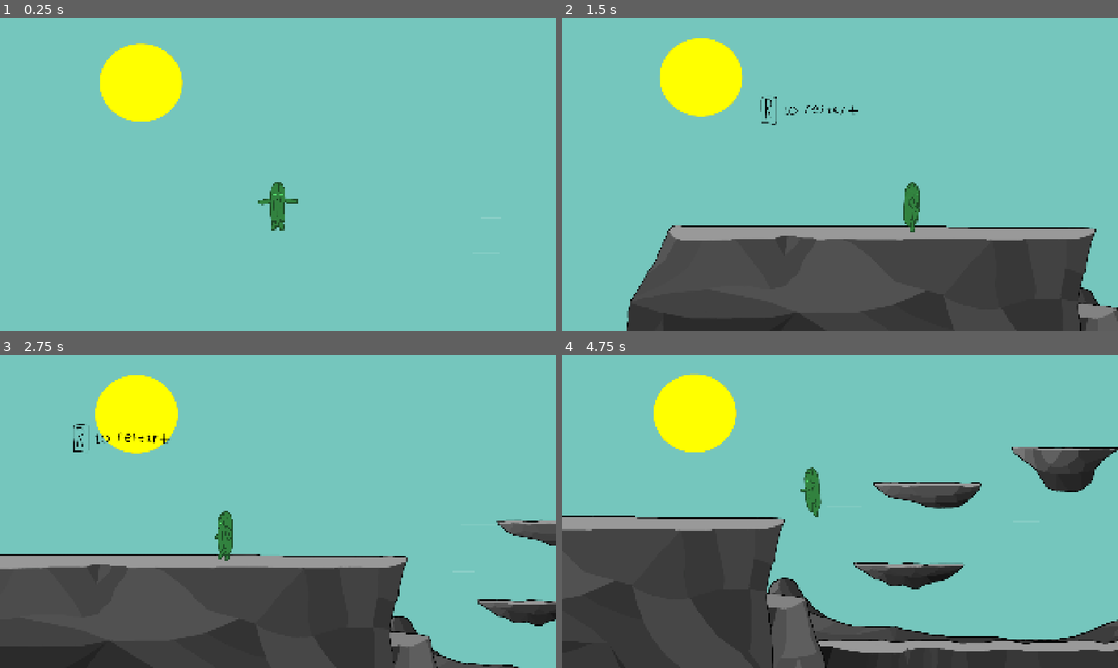
Above: before the commit, frames 1-4 (two rows, left to right).
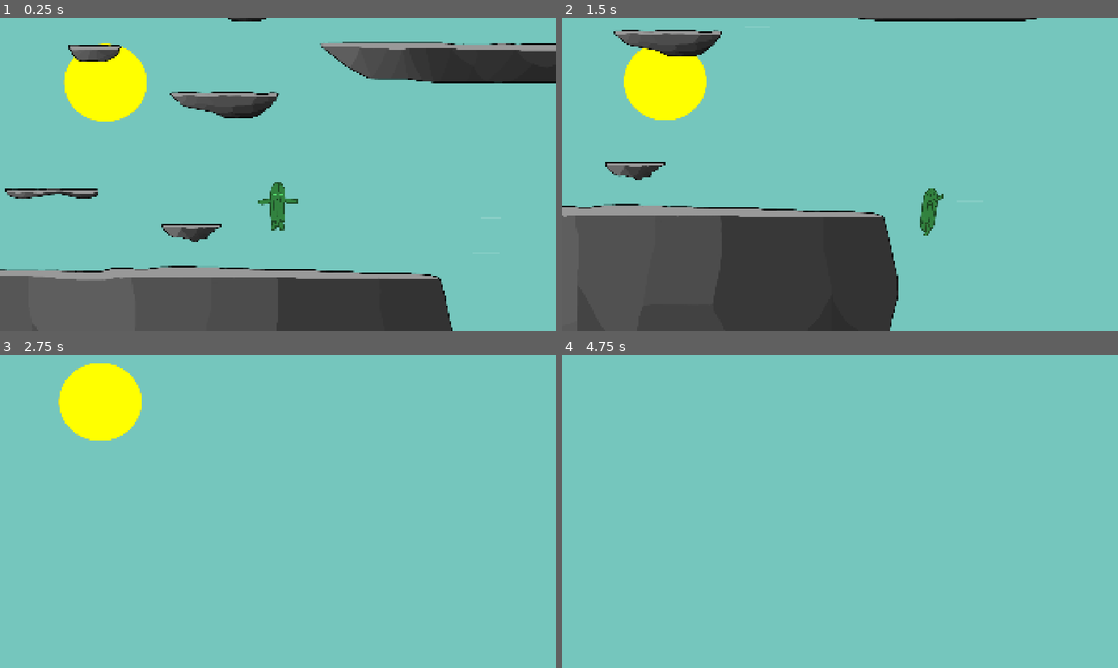
Above: after the commit, the same moments.

Repository: Brodyaga20/ogurek-2
Game: Godot game, scene res://Scenes/Crest.tscn
Two runs of this game, one before a commit and one after it. Both use one fixed random seed, a clock stepped at 60 frames per second and the inputs below.
Inputs:
- Up to frame 1 (0.25 s): no input
- Up to frame 2 (1.5 s): hold Space (Jump) 0.53-1.28 s; hold D (Right) from 0.53 s (still down); tap Shift (Dash) at 1.35 s
- Up to frame 3 (2.75 s): tap Space (Jump) at 1.52, 1.55, 1.82 s; release D (Right) at 2.03 s; hold A (Left) from 2.03 s (still down); hold Space (Jump) from 2.03 s (still down); tap Tab (Next_Sign) at 2.1 s
- Up to frame 4 (4.75 s): release A (Left) at 2.78 s; release Space (Jump) at 2.78 s; hold D (Right) 2.78-4.28 s; tap 3 (Paper_Sign) at 2.85 s; tap Space (Jump) at 3.02, 3.05, 3.32, 4.52, 4.55 s; hold Space (Jump) 3.53-4.28 s; tap 1 (Rock_Sign) at 3.6 s; hold A (Left) from 4.28 s (still down); tap 2 (Scissors_Sign) at 4.35 s

The runs differ from the first frame. In frame 1, 26% of the frame differs, in the area x 0-100%, y 0-100%; in frame 2, 32%; in frame 3, 32%; in frame 4, 34%, in the area x 0-100%, y 5-100%.

Commit message:
MINOR: Изменена механика прыжка - теперь высота зависит от длительности нажатия прыжка. Небольшие изменения текстур

Diff:
--- a/Scenes/Crest.tscn
+++ b/Scenes/Crest.tscn
@@ -25,8 +25,11 @@
 [ext_resource type="Texture2D" uid="uid://bbmmblh2eqtyj" path="res://Resources/Textures/Environment/Crest/Platforms/Small/12.png" id="24_2covj"]
 [ext_resource type="Texture2D" uid="uid://b6povhybi063p" path="res://Resources/Textures/Environment/Crest/Platforms/Small/13.png" id="24_fhwdh"]
 [ext_resource type="PackedScene" uid="uid://cxmxmmlohrq2p" path="res://Scenes/Collectible.tscn" id="24_xkoe6"]
+[ext_resource type="Texture2D" uid="uid://dxkks5ywstkao" path="res://Resources/Textures/Environment/Crest/Platforms/Small/14.png" id="25_fhwdh"]
 [ext_resource type="Texture2D" uid="uid://cvgxdn58u0pjs" path="res://Resources/Textures/HUD/Sign/ChangeAnimations/Paper_Rock/Frame0000.png" id="25_q6f27"]
+[ext_resource type="Texture2D" uid="uid://b5fjj1luo2p5t" path="res://Resources/Textures/Environment/Crest/Platforms/Small/16.png" id="26_2covj"]
 [ext_resource type="Texture2D" uid="uid://cepand2ubomvn" path="res://Resources/Textures/HUD/Sign/ChangeAnimations/Paper_Rock/Frame0014.png" id="26_582xk"]
+[ext_resource type="Texture2D" uid="uid://5ba5rvgelh1u" path="res://Resources/Textures/Environment/Crest/Platforms/Small/17.png" id="27_gp8k1"]
 [ext_resource type="Texture2D" uid="uid://b7ekoma0fmfri" path="res://Resources/Textures/HUD/Sign/ChangeAnimations/Scissors_Paper/Frame0000.png" id="27_mavxr"]
 [ext_resource type="Texture2D" uid="uid://d0ntdpln0ogtv" path="res://Resources/Textures/Environment/Crest/Items/Heart.png" id="28_cxrnp"]
 [ext_resource type="PackedScene" uid="uid://f0wcl3ix8nvw" path="res://Scenes/Trap.tscn" id="29_s13le"]
@@ -144,7 +147,7 @@
 polygon = PackedVector2Array(-1139, -531, -1022, -458, -904, -246, -737, -150, -735, -124, -751, -30, -746, 0, -710, 43 …(193 unchanged characters)…
 
 [node name="BigCliff3" parent="Cliffs/BigCliffs" unique_id=1822923182 instance=ExtResource("8_gp8k1")]
-position = Vector2(7981, -45)
+position = Vector2(7745, -295)
 upperOffset = 12.0
 sideOffset = 12.0
 lowerSide = 150.0
@@ -239,7 +242,7 @@
 
 [node name="Cliff10" parent="Cliffs/SmallCliffs/Lift2" unique_id=1151401254 instance=ExtResource("8_gp8k1")]
 position = Vector2(6287, 155)
-upperOffset = 23.0
+upperOffset = 18.0
 sideOffset = 12.0
 lowerSide = 150.0
 mass = 15
@@ -248,15 +251,15 @@
 
 [node name="Cliff11" parent="Cliffs/SmallCliffs/Lift2" unique_id=117053849 instance=ExtResource("8_gp8k1")]
 position = Vector2(5833, 37)
-upperOffset = 12.0
+upperOffset = 20.0
 sideOffset = 12.0
 lowerSide = 150.0
 mass = 20
 hitboxType = 1
-texture = ExtResource("24_2covj")
+texture = ExtResource("25_fhwdh")
 
 [node name="Cliff12" parent="Cliffs/SmallCliffs/Lift2" unique_id=1812844161 instance=ExtResource("8_gp8k1")]
-position = Vector2(5009, -73)
+position = Vector2(5071, -73)
 upperOffset = 30.0
 sideOffset = 12.0
 lowerSide = 150.0
@@ -265,22 +268,22 @@
 texture = ExtResource("24_fhwdh")
 
 [node name="Cliff13" parent="Cliffs/SmallCliffs/Lift2" unique_id=1402599630 instance=ExtResource("8_gp8k1")]
-position = Vector2(5817, -272)
-upperOffset = 12.0
+position = Vector2(5888, -274)
+upperOffset = 21.0
 sideOffset = 12.0
 lowerSide = 150.0
 mass = 10
 hitboxType = 1
-texture = ExtResource("16_04dqc")
+texture = ExtResource("26_2covj")
 
 [node name="Cliff14" parent="Cliffs/SmallCliffs/Lift2" unique_id=1257752857 instance=ExtResource("8_gp8k1")]
-position = Vector2(6361, -317)
-upperOffset = 12.0
-sideOffset = 12.0
-lowerSide = 150.0
-mass = 15
-hitboxType = 1
-texture = ExtResource("14_51k1f")
+position = Vector2(6432, -327)
+upperOffset = 20.0
+sideOffset = 12.0
+lowerSide = 150.0
+mass = 15
+hitboxType = 1
+texture = ExtResource("27_gp8k1")
 
 [node name="Cliff15" parent="Cliffs/SmallCliffs/Lift2" unique_id=654341828 instance=ExtResource("8_gp8k1")]
 position = Vector2(6883, -151)
@@ -303,7 +306,7 @@
 [node name="SpikeSegment" type="Node2D" parent="Cliffs/SmallCliffs" unique_id=600957706]
 
 [node name="Hero" parent="." unique_id=1801713874 instance=ExtResource("23_bfipr")]
-position = Vector2(-8, -480)
+position = Vector2(6108, -462)
 
 [node name="Particles2" type="Node2D" parent="." unique_id=375667545]
 
--- a/Scenes/Hero.tscn
+++ b/Scenes/Hero.tscn
@@ -998,19 +998,57 @@
 &"RESET": SubResource("Animation_rqnp8")
 }
 
+[sub_resource type="Animation" id="Animation_htclj"]
+resource_name = "Appear"
+step = 0.06666667
+tracks/0/type = "value"
+tracks/0/imported = false
+tracks/0/enabled = true
+tracks/0/path = NodePath("Camera2D/HUD/Bar/Bar:texture")
+tracks/0/interp = 1
+tracks/0/loop_wrap = true
+tracks/0/keys = {
+"times": PackedFloat32Array(),
+"transitions": PackedFloat32Array(),
+"update": 1,
+"values": []
+}
+
+[sub_resource type="Animation" id="Animation_o0b4j"]
+length = 0.001
+tracks/0/type = "value"
+tracks/0/imported = false
+tracks/0/enabled = true
+tracks/0/path = NodePath("Camera2D/HUD/Bar/Bar:texture")
+tracks/0/interp = 1
+tracks/0/loop_wrap = true
+tracks/0/keys = {
+"times": PackedFloat32Array(0),
+"transitions": PackedFloat32Array(1),
+"update": 1,
+"values": [ExtResource("197_gm4nh")]
+}
+
+[sub_resource type="AnimationLibrary" id="AnimationLibrary_55o2c"]
+_data = {
+&"Appear": SubResource("Animation_htclj"),
+&"RESET": SubResource("Animation_o0b4j")
+}
+
 [sub_resource type="RectangleShape2D" id="RectangleShape2D_gp4og"]
-size = Vector2(16, 153)
+size = Vector2(16, 95)
 
 [node name="Hero" type="Node2D" unique_id=1192400866]
 script = ExtResource("1_cfflp")
 
-[node name="SignChange" type="AnimationPlayer" parent="." unique_id=346192311]
+[node name="SignAnimation" type="AnimationPlayer" parent="." unique_id=346192311]
 libraries/ = SubResource("AnimationLibrary_0qxue")
 
 [node name="HeroAnimation" type="AnimationPlayer" parent="." unique_id=303777695]
 libraries/ = SubResource("AnimationLibrary_cf17c")
 
-[node name="HPChange" type="AnimationPlayer" parent="." unique_id=985684442]
+[node name="HUDAppearing" type="AnimationPlayer" parent="." unique_id=1991795632]
+libraries/ = SubResource("AnimationLibrary_55o2c")
 
 [node name="Body" type="CharacterBody2D" parent="." unique_id=587934029 groups=["Player"]]
 position = Vector2(960, 540)
@@ -1028,7 +1066,7 @@
 [node name="CoyoteArea" type="Area2D" parent="Body" unique_id=796600535]
 
 [node name="CollisionShape2D" type="CollisionShape2D" parent="Body/CoyoteArea" unique_id=1933520157]
-position = Vector2(-3, 155.5)
+position = Vector2(-3, 126.5)
 shape = SubResource("RectangleShape2D_gp4og")
 
 [node name="Camera2D" type="Camera2D" parent="." unique_id=829295455]
--- a/Scripts/Hero.gd
+++ b/Scripts/Hero.gd
@@ -57,7 +57,7 @@
 
 func play_sign_change_anim():
 	signAnimationName = signPrevious + "-" + signNow
-	$SignChange.play(signAnimationName)
+	$SignAnimation.play(signAnimationName)
 
 func take_damage(amount: int, isTrap: bool):
 	if amount >= health:
--- a/Scripts/HeroPhysic.gd
+++ b/Scripts/HeroPhysic.gd
@@ -1,49 +1,62 @@
 extends CharacterBody2D
-#region variables
-var acceleration := 400
-var accelerationAir := 200
+
 var noGameplayRandom := randi()
 var gameplayPandom := randi()
-var checkpoint := Vector2(0, 0)
-var autoJump = false
-var canAutoJump = false
-var mustAutoJump = false
+
+#region Физические константы
+const acceleration := 400
+const accelerationAir := 200
 
 const maxSpeed := 770
 const maxSpeedAir := 810
 const minSpeed := 100
 
-var signNow = ""
 const gravAcc := 5000
 const dashGravAcc := 3000
 const fastFallAcc := 10000
 const slowFallAcc := 20
 
-const secondJumpSpeed := 1150
-const jumpSpeed := 1300
+const jumpSpeed := 900
 
 const dashSpeed := 2000
 
+const airFriction := 0.84
+const groundFriction := 0.81
+const dashFriction := 0.99
+
+#endregion
+
+var signNow = ""
+
+#region Таймеры
 var dashTimer : float = 0
 var hangTimer : float = 0
 var coyoteTimer : float = 0
-
-const airFriction := 0.84
-const groundFriction := 0.81
-const dashFriction := 0.99
-
+var jumpContinueTimer : float = 0
+var changePoseTimer : float = 0
+var stopFallingTimer := 0
+#endregion
+
+#region Переменные положения в пространстве
+var checkpoint := Vector2(0, 0)
 var direction := 0
 var lastDirection := 0
-
+#endregion
+
+#region Переменные возможности действий
+var autoJump = false
+var canAutoJump = false
+var mustAutoJump = false
 var canDJump = false
 var canDash = true
+var canContinueJump = false
+#endregion
 
 var currentTransAnimation := ""
 var currentStableAnimation := ""
 
 var stopMove := false
-var changePoseTimer : float = 0
-var stopFallingTimer := 0
+
 enum verticalState {GROUND, WALK, JUMP, FALL, DASH, HANG, FASTFALL, DEATH}
 enum horizontalState {CENTER, RIGHT, LEFT}
 var currentVerticalState : verticalState
@@ -72,8 +85,10 @@
 	$"../HeroAnimation".play(currentTransAnimation)
 	changePoseTimer = 0.1
 	match currentVerticalState:
+		verticalState.JUMP:
+			canContinueJump = true
+			jumpContinueTimer = 0.12
 		verticalState.GROUND:
-			print(autoJump)
 			if autoJump:
 				set_vertical_state(verticalState.JUMP)
 				velocity.y = -jumpSpeed
@@ -147,11 +162,19 @@
 			elif Input.is_action_just_pressed("Dash") && signNow == "Scissors":
 				set_vertical_state(verticalState.DASH)
 		verticalState.JUMP:
+			if jumpContinueTimer > 0:
+				jumpContinueTimer -= delta
 			velocity.x += direction * accelerationAir
 			velocity.x = clamp(velocity.x, -maxSpeedAir, maxSpeedAir)
 			velocity.y += gravAcc * delta
 			if velocity.y > 0:
 				set_vertical_state(verticalState.FALL)
+			elif Input.is_action_just_released("Jump"):
+				canContinueJump = false
+
+			elif jumpContinueTimer > 0 && Input.is_action_pressed("Jump") && canContinueJump:
+
+				velocity.y = -jumpSpeed
 			elif Input.is_action_just_pressed("Jump") && signNow == "Paper" && canDJump:
 				velocity.y = -jumpSpeed
 				canDJump = false
@@ -179,7 +202,6 @@
 			elif Input.is_action_just_pressed("Jump") && signNow == "Rock":
 				set_vertical_state(verticalState.HANG)
 			elif Input.is_action_just_pressed("Jump") && canAutoJump:
-				print("yeee")
 				autoJump = true
 				canAutoJump = false
 			if !direction:
Binary file changed: Resources/Textures/Environment/Crest/Platforms/Small/10.png
Binary file changed: Resources/Textures/Environment/Crest/Platforms/Small/12.png
Binary file added: Resources/Textures/Environment/Crest/Platforms/Small/14.png
Not shown, added: Resources/Textures/Environment/Crest/Platforms/Small/14.png.import
Renamed: Resources/Textures/Environment/Crest/Platforms/Small/2 — копия.png -> Resources/Textures/Environment/Crest/Platforms/Small/15.png
Not shown, changed: Resources/Textures/Environment/Crest/Platforms/Small/15.png.import
Binary file added: Resources/Textures/Environment/Crest/Platforms/Small/16.png
Not shown, changed: Resources/Textures/Environment/Crest/Platforms/Small/16.png.import
Binary file added: Resources/Textures/Environment/Crest/Platforms/Small/17.png
Not shown, added: Resources/Textures/Environment/Crest/Platforms/Small/17.png.import
Binary file removed: Resources/Textures/Environment/Crest/Platforms/Small/2 — копия (4).png
Binary file added: Resources/Textures/Environment/Crest/Platforms/Small/3 — копия.png
(and 1 more such lines)
